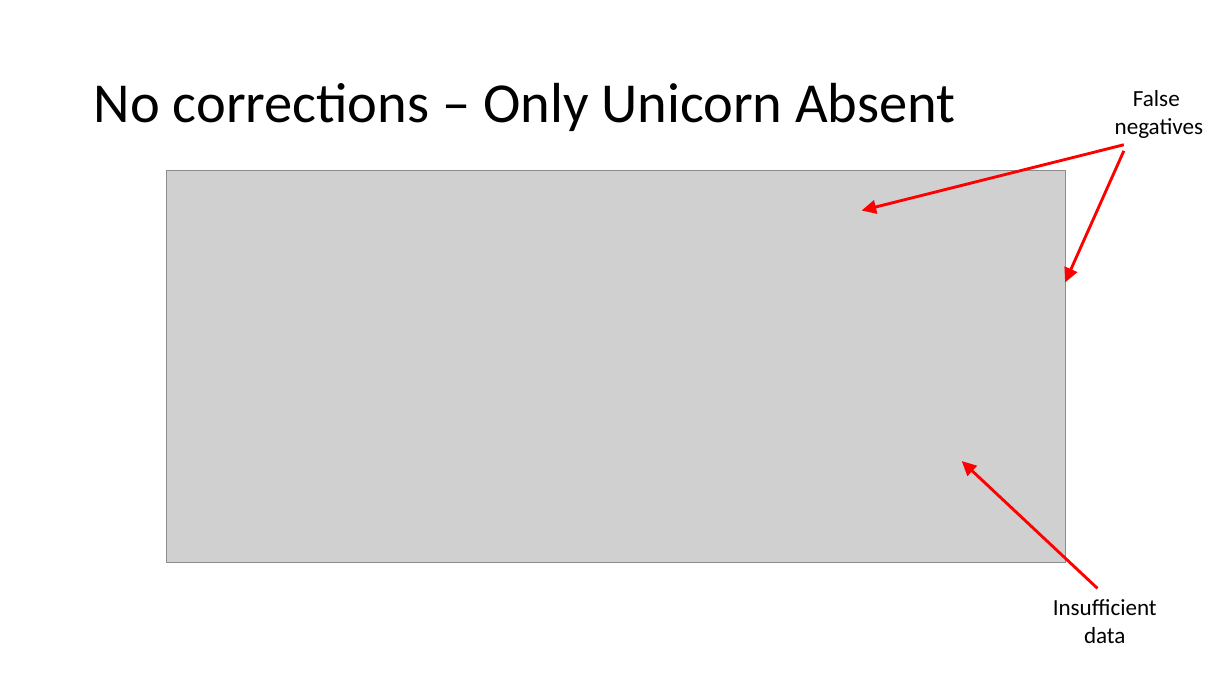
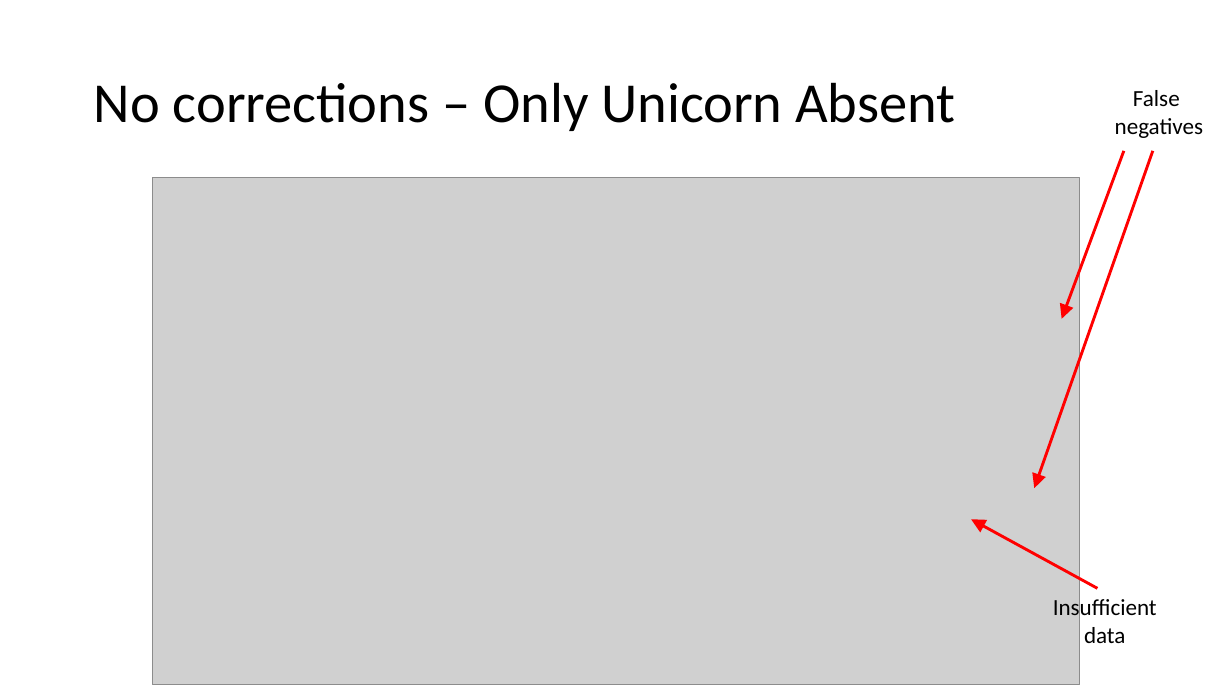
Before and after one commit to Slendercoder/DCL-DataAnalysis, a slide deck: slide 3 of DataCorrection.pptx. Drawn at 1232x693 pixels with LibreOffice and Linux fonts; fonts in the diff are those of the drawing; grey boxes stand for pictures. Boxes give left, top, right and bottom in pixels: in the first picture for what was removed or moved away, otherwise in the second. Text is boxed around its words. In the diff, an @@ line names an element or a change of style, - is before the commit and + after.

Commit message:
Exploring data correction

```diff
--- a/DataCorrection.pptx
+++ b/DataCorrection.pptx
@@ arrow removed from (1124, 145) to (862, 211) @@
@@ picture: place and size @@
-picture at <box>167,171,1066,563</box>
+picture at <box>152,177,1080,685</box>
@@ arrow added from (1153, 151) to (1034, 488), #FF0000 2.25 pt @@
@@ arrow moved from (1124, 151) - (1066, 283) to (1124, 151) - (1062, 319) @@
@@ arrow moved from (1098, 589) - (962, 461) to (1098, 589) - (971, 519) @@
```
Also in this commit, not shown: 4 other slides changed, 4 slides added, 41 other files.
